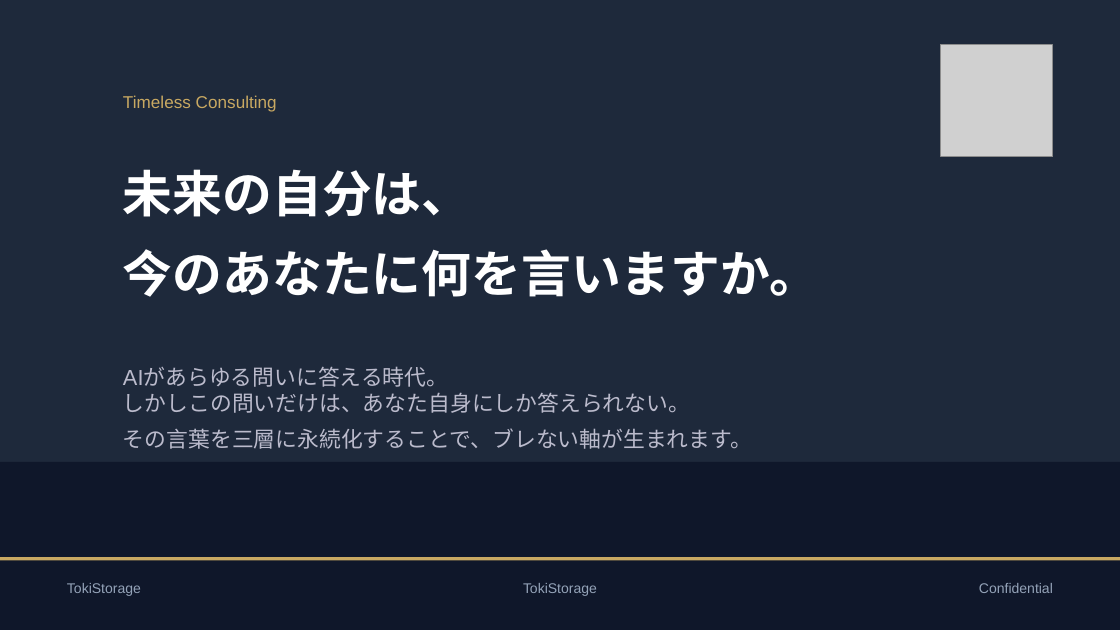
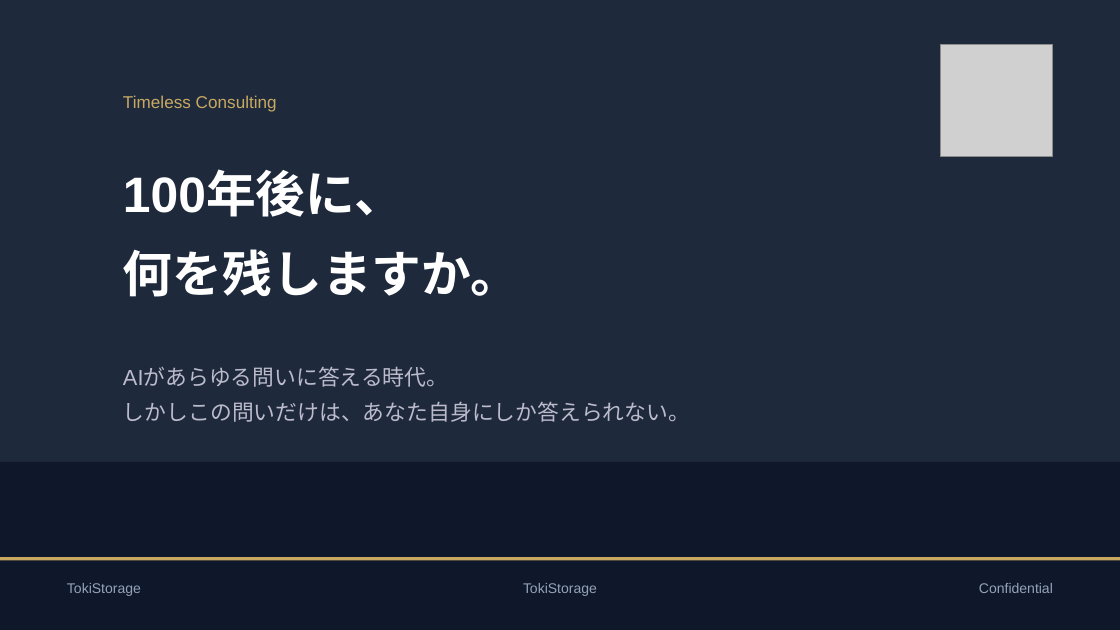
Before and after one commit to tokistorage/lp, a slide deck: slide 1 of tokistorage-client-deck.pptx. Drawn at 1120x630 pixels with LibreOffice and Linux fonts; fonts in the diff are those of the drawing; grey boxes stand for pictures. Boxes give left, top, right and bottom in pixels: in the first picture for what was removed or moved away, otherwise in the second. Text is boxed around its words. In the diff, an @@ line names an element or a change of style, - is before the commit and + after.

```diff
--- a/tokistorage-client-deck.pptx
+++ b/tokistorage-client-deck.pptx
@@ text at <box>123,172,520,297</box>: text changed @@
-未来の自分は、
-今のあなたに何を言いますか。
+100年後に、
+何を残しますか。
@@ text at <box>123,368,690,422</box>: text changed @@
-AIがあらゆる問いに答える時代。
-しかしこの問いだけは、あなた自身にしか答えられない。
-その言葉を三層に永続化することで、ブレない軸が生まれます。
+AIがあらゆる問いに答える時代。
+しかしこの問いだけは、あなた自身にしか答えられない。
```
Also in this commit, not shown: 8 other slides changed, 13 other files.
